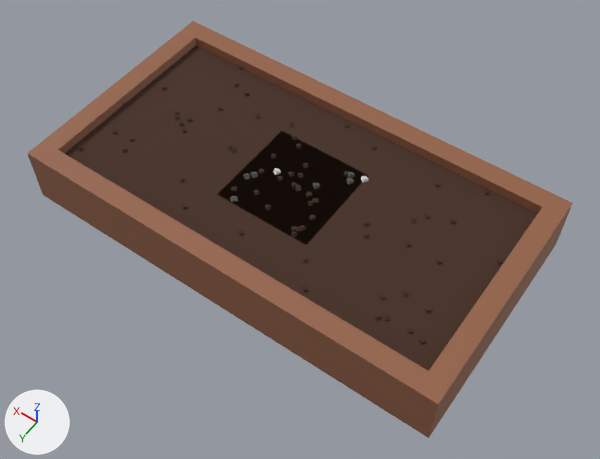
Before and after pictures for a commit that changed the glTF model assets/exports/GameAssets.glb.
Before and after are seen from a 50 mm lens placed at (-2.99, 4.08, 6.29), pointed at (-0.18, 0.15, 0.12). Lighting does not change. The marker at lower left points along +X, +Y and +Z. Vertices at the same position are counted once.

Objects in the first picture: 'Block Ground 1', 'Raised Bed I'.
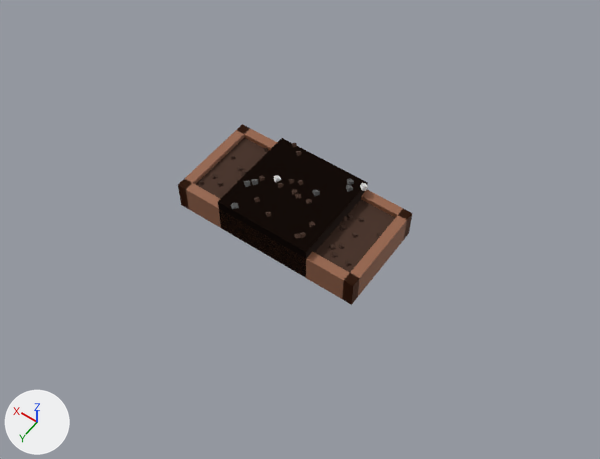
What differs and where, as boxes (x1, y1, x2, y2) in the pictures (600 x 459 px; the box of a moved part takes in the faces that stretch with it):
'Raised Bed I', reshaped (57% narrower, 56% shorter)
    before: (27, 21, 573, 438)
    after: (178, 124, 412, 305)
'Block Ground 1', mesh moved
    before: (224, 135, 369, 241)
    after: (218, 138, 368, 277)
part 2 of me_raised_bed_i, moved or reshaped
    before: (363, 233, 370, 239)
    after: (338, 244, 344, 249)
part 3 of me_raised_bed_i, moved or reshaped
    before: (344, 171, 348, 176)
    after: (347, 214, 353, 220)
part 4 of me_raised_bed_i, moved or reshaped
    before: (363, 222, 369, 227)
    after: (352, 233, 358, 238)
part 5 of me_raised_bed_i, moved or reshaped
    before: (302, 286, 309, 292)
    after: (345, 261, 351, 266)
part 6 of me_raised_bed_i, moved or reshaped
    before: (424, 214, 430, 219)
    after: (358, 217, 364, 222)
part 7 of me_raised_bed_i, moved or reshaped
    before: (410, 219, 417, 223)
    after: (343, 216, 348, 221)
part 8 of me_raised_bed_i, moved or reshaped
    before: (405, 242, 412, 247)
    after: (339, 225, 346, 230)
part 9 of me_raised_bed_i, moved or reshaped
    before: (436, 259, 442, 265)
    after: (376, 233, 382, 238)
part 10 of me_raised_bed_i, moved or reshaped
    before: (402, 291, 409, 297)
    after: (331, 252, 337, 257)
part 11 of me_raised_bed_i, moved or reshaped
    before: (379, 294, 386, 300)
    after: (329, 244, 336, 250)
part 12 of me_raised_bed_i, moved or reshaped
    before: (174, 110, 179, 115)
    after: (230, 155, 236, 160)
part 13 of me_raised_bed_i, moved or reshaped
    before: (180, 178, 185, 183)
    after: (217, 182, 223, 187)
part 14 of me_raised_bed_i, moved or reshaped
    before: (187, 117, 192, 122)
    after: (237, 166, 243, 171)
part 15 of me_raised_bed_i, deleted (brown)
    before: (27, 21, 573, 438)
part 16 of me_raised_bed_i, built on
    before: (65, 45, 538, 371)
    after: (178, 124, 412, 305)

The edits, one by one:
me_block_ground_1 has 80 vertices, 120 faces and spans x -0.537..0.5, y -0.522..0.5, z -0.9..-0.463.
me_block_ground_1 is used by ob_block_ground_1; location (0.0, 0.0, 1.0).
me_block_ground_1 part 1: the whole mesh is moved by (0.0, 0.0, -0.1).
me_raised_bed_i is used by ob_raised_bed_i; location (0.0, 0.0, 1.0).
me_raised_bed_i had 464 vertices, 696 faces and spanned x -2.2..2.2, y -1.2..1.2, z -1.0..-0.4.
me_raised_bed_i now has 344 vertices, 528 faces and spans x -1.0..1.0, y -0.5..0.5, z -1.0..-0.7.
me_raised_bed_i part 2: the loose piece of 8 vertices spanning x -0.91..-0.84, y 0.08..0.15, z -0.53..-0.47 is multiplied about its middle by the matrix ((0.723, 0.171, -0.669), (-0.169, 0.983, 0.069), (0.67, 0.064, 0.74)), then moved by (0.22, 0.06, -0.25).
me_raised_bed_i part 3: the loose piece of 8 vertices spanning x -0.36..-0.3, y -0.43..-0.36, z -0.53..-0.47 is moved by (-0.21, 0.24, -0.25).
me_raised_bed_i part 4: the loose piece of 8 vertices spanning x -0.83..-0.77, y -0.03..0.04, z -0.53..-0.47 is moved by (0.11, -0.01, -0.25).
me_raised_bed_i part 5: the loose piece of 8 vertices spanning x -0.79..-0.73, y 0.85..0.92, z -0.53..-0.47 is moved by (-0.05, -0.58, -0.25).
me_raised_bed_i part 6: the loose piece of 8 vertices spanning x -1.22..-1.16, y -0.42..-0.35, z -0.53..-0.47 is moved by (0.56, 0.2, -0.25).
me_raised_bed_i part 7: the loose piece of 8 vertices spanning x -1.16..-1.09, y -0.3..-0.24, z -0.53..-0.47 is moved by (0.62, 0.16, -0.25).
me_raised_bed_i part 8: the loose piece of 8 vertices spanning x -1.25..-1.19, y -0.05..0.02, z -0.53..-0.47 is moved by (0.67, 0.01, -0.25).
me_raised_bed_i part 9: the loose piece of 8 vertices spanning x -1.56..-1.5, y -0.04..0.03, z -0.53..-0.47 is moved by (0.65, -0.12, -0.25).
me_raised_bed_i part 10: the loose piece of 8 vertices spanning x -1.49..-1.43, y 0.41..0.47, z -0.53..-0.47 is moved by (0.8, -0.15, -0.25).
me_raised_bed_i part 11: the loose piece of 8 vertices spanning x -1.36..-1.3, y 0.55..0.61, z -0.53..-0.47 is moved by (0.73, -0.35, -0.25).
me_raised_bed_i part 12: the loose piece of 8 vertices spanning x 1.46..1.52, y -0.12..-0.05, z -0.53..-0.47 is moved by (-0.67, -0.02, -0.25).
me_raised_bed_i part 13: the loose piece of 8 vertices spanning x 0.83..0.9, y 0.52..0.59, z -0.53..-0.47 is moved by (-0.16, -0.32, -0.25).
me_raised_bed_i part 14: the loose piece of 8 vertices spanning x 1.29..1.36, y -0.12..-0.05, z -0.53..-0.47 is moved by (-0.65, 0.05, -0.25).
me_raised_bed_i part 15: 27 loose pieces with 216 vertices, spanning x -2.2..2.2, y -1.2..1.2, z -1.0..-0.4, are deleted.
me_raised_bed_i part 16: 8 vertices removed from x -2.0..2.0, y -1.0..1.0, z -1.0..-0.5; 104 vertices added at x -1.0..1.0, y -0.5..0.5, z -1.0..-0.7.
